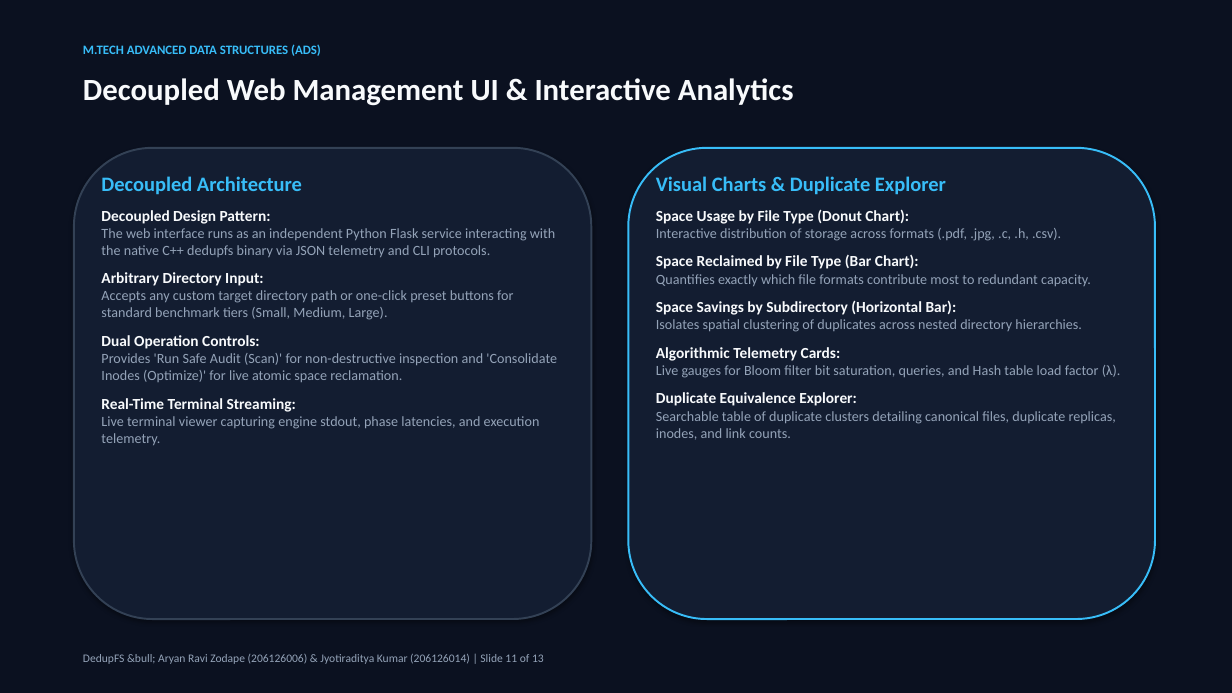
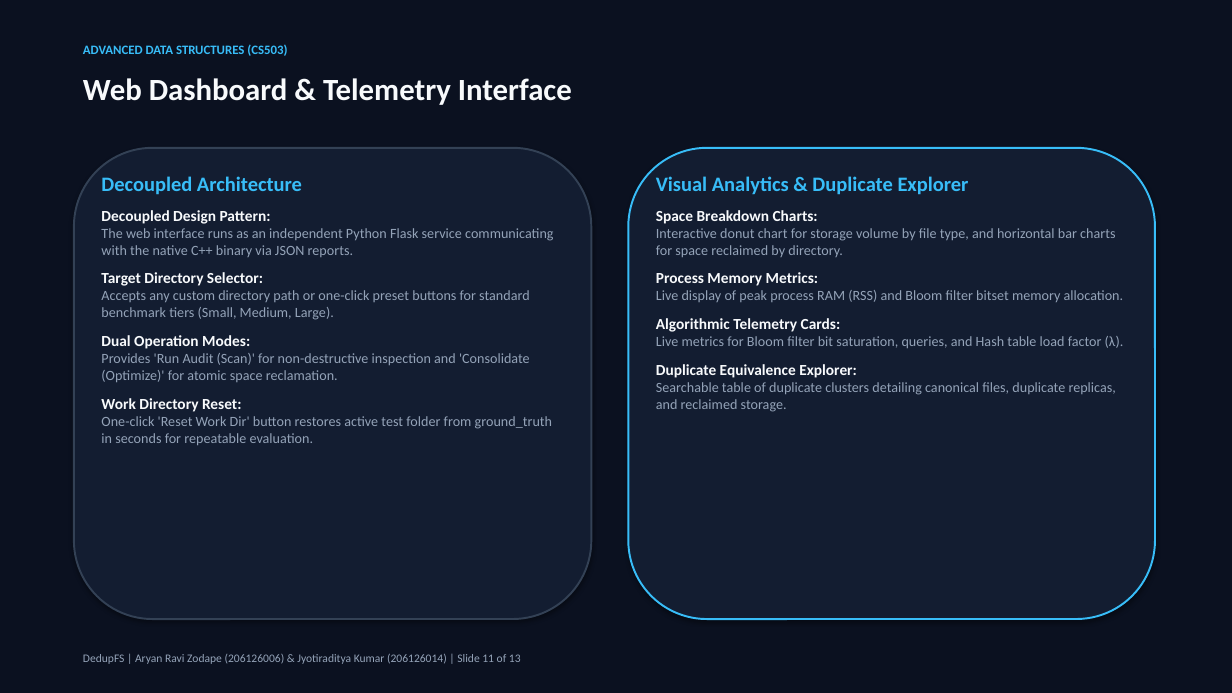
Before and after one commit to Jyotiraditya-kumar/DedupeFS, a slide deck: slide 11 of presentation/DedupFS_MTech_Presentation.pptx. Drawn at 1232x693 pixels with LibreOffice and Linux fonts; fonts in the diff are those of the drawing. Boxes give left, top, right and bottom in pixels: in the first picture for what was removed or moved away, otherwise in the second. Text is boxed around its words. In the diff, an @@ line names an element or a change of style, - is before the commit and + after.

Commit message:
feat(ui,ppt): add reset work dir option, display memory metrics, and remove AI buzzwords

```diff
--- a/presentation/DedupFS_MTech_Presentation.pptx
+++ b/presentation/DedupFS_MTech_Presentation.pptx
@@ text at [83,44,287,56]: text changed @@
-M.TECH ADVANCED DATA STRUCTURES (ADS)
+ADVANCED DATA STRUCTURES (CS503)
@@ text at [83,78,572,105]: text changed @@
-Decoupled Web Management UI & Interactive Analytics
+Web Dashboard & Telemetry Interface
@@ text at [656,176,1124,302]: text changed @@
-Visual Charts & Duplicate Explorer
-Space Usage by File Type (Donut Chart):
-Interactive distribution of storage across formats (.pdf, .jpg, .c, .h, .csv).
-Space Reclaimed by File Type (Bar Chart):
-Quantifies exactly which file formats contribute most to redundant capacity.
-Space Savings by Subdirectory (Horizontal Bar):
-Isolates spatial clustering of duplicates across nested directory hierarchies.
+Visual Analytics & Duplicate Explorer
+Space Breakdown Charts:
+Interactive donut chart for storage volume by file type, and horizontal bar charts for space reclaimed by directory.
+Process Memory Metrics:
+Live display of peak process RAM (RSS) and Bloom filter bitset memory allocation.
@@ text at [101,228,553,445]: text changed @@
-The web interface runs as an independent Python Flask service interacting with the native C++ dedupfs binary via JSON telemetry and CLI protocols.
-Arbitrary Directory Input:
-Accepts any custom target directory path or one-click preset buttons for standard benchmark tiers (Small, Medium, Large).
-Dual Operation Controls:
-Provides 'Run Safe Audit (Scan)' for non-destructive inspection and 'Consolidate Inodes (Optimize)' for live atomic space reclamation.
-Real-Time Terminal Streaming:
-Live terminal viewer capturing engine stdout, phase latencies, and execution telemetry.
+The web interface runs as an independent Python Flask service communicating with the native C++ binary via JSON reports.
+Target Directory Selector:
+Accepts any custom directory path or one-click preset buttons for standard benchmark tiers (Small, Medium, Large).
+Dual Operation Modes:
+Provides 'Run Audit (Scan)' for non-destructive inspection and 'Consolidate (Optimize)' for atomic space reclamation.
+Work Directory Reset:
+One-click 'Reset Work Dir' button restores active test folder from ground_truth in seconds for repeatable evaluation.
@@ text at [656,336,1124,348]: text changed @@
-Live gauges for Bloom filter bit saturation, queries, and Hash table load factor (λ).
+Live metrics for Bloom filter bit saturation, queries, and Hash table load factor (λ).
@@ text at [656,382,1116,412]: text changed @@
-Searchable table of duplicate clusters detailing canonical files, duplicate replicas, inodes, and link counts.
+Searchable table of duplicate clusters detailing canonical files, duplicate replicas, and reclaimed storage.
@@ text at [83,654,521,664]: text changed @@
-DedupFS &bull; Aryan Ravi Zodape (206126006) & Jyotiraditya Kumar (206126014) | Slide 11 of 13
+DedupFS | Aryan Ravi Zodape (206126006) & Jyotiraditya Kumar (206126014) | Slide 11 of 13
```
Also in this commit, not shown: 10 other slides changed, 2 slides added, 2 slides removed, 9 other files.
